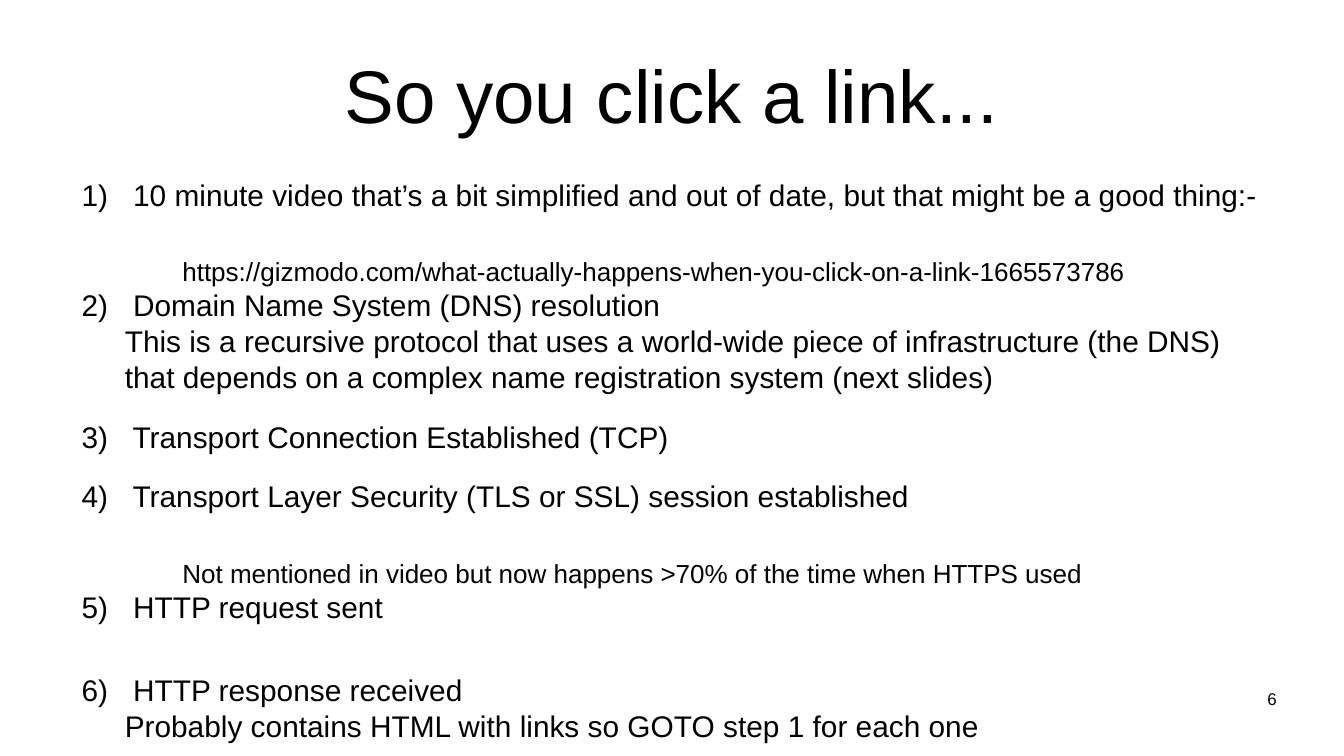
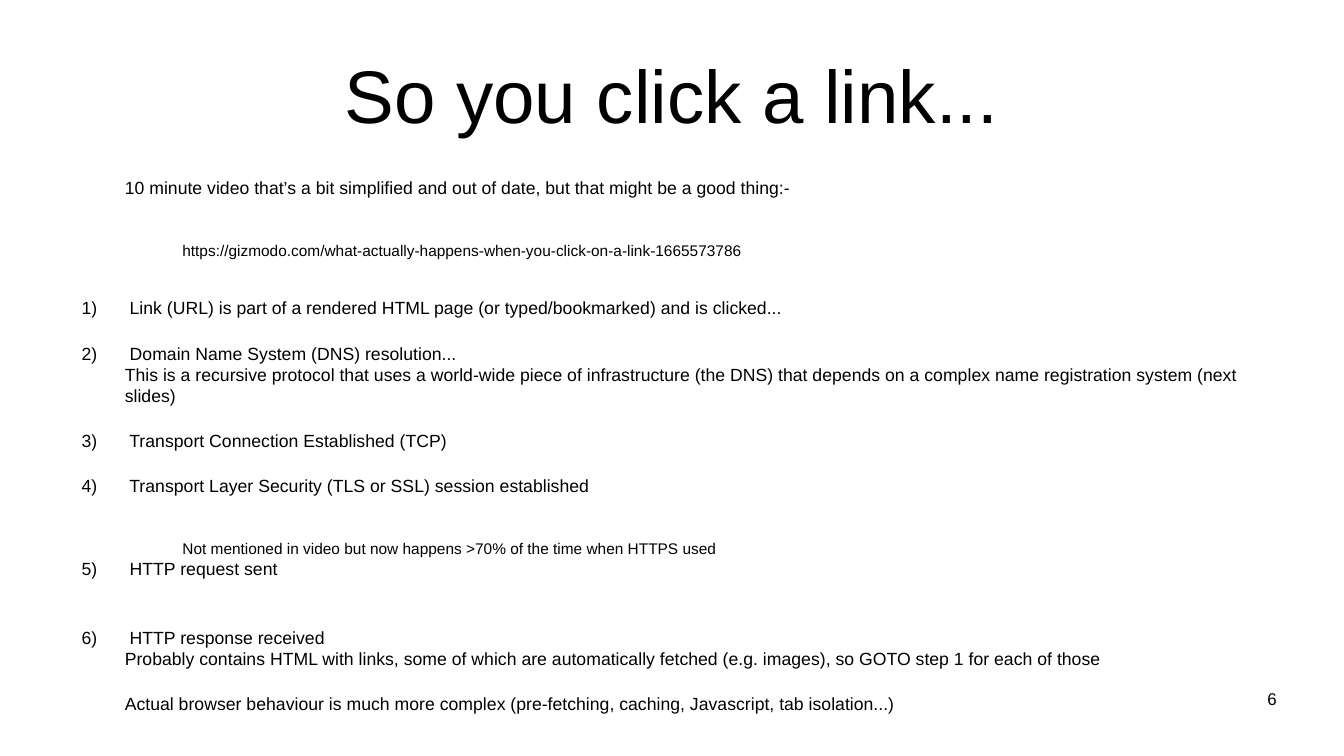
Before and after one commit to sftcd/witidtm, a slide deck: slide 6 of lectures/200-web.odp. Drawn at 1344x756 pixels with LibreOffice and Linux fonts; fonts in the diff are those of the drawing. Boxes give left, top, right and bottom in pixels: in the first picture for what was removed or moved away, otherwise in the second. Text is boxed around its words. In the diff, an @@ line names an element or a change of style, - is before the commit and + after.

```diff
--- a/lectures/200-web.odp
+++ b/lectures/200-web.odp
@@ text at (125,181,790,579): size 17.6 to 10.4 pt in "10 minute video that’s a bit simplified ...", "Transport Connection Established (TCP)", "Transport Layer Security (TLS or SSL) session ...", "HTTP request sent"; size 15.4 to 9.1 pt in "https://gizmodo.com/what-actually-happens-when-you-click-on- ...", "Not mentioned in video but now happens ..."; bullet 1) to none @@
@@ text at (125,301,1236,406): text changed; size 17.6 to 10.4 pt @@
-2) Domain Name System (DNS) resolution
-   This is a recursive protocol that uses a world-wide piece of infrastructure (the DNS) that depends on a complex name registration system (next slides)
+1) Link (URL) is part of a rendered HTML page (or typed/bookmarked) and is clicked...
+2) Domain Name System (DNS) resolution...
+   This is a recursive protocol that uses a world-wide piece of infrastructure (the DNS) that depends on a complex name registration system (next slides)
@@ text at (125,631,1100,714): text changed; size 17.6 to 10.4 pt @@
-6) HTTP response received
-   Probably contains HTML with links so GOTO step 1 for each one
+6) HTTP response received
+   Probably contains HTML with links, some of which are automatically fetched (e.g. images), so GOTO step 1 for each of those
+Actual browser behaviour is much more complex (pre-fetching, caching, Javascript, tab isolation...)
```
Also in this commit, not shown: 10 other slides changed, 3 slides added, 4 other files.
